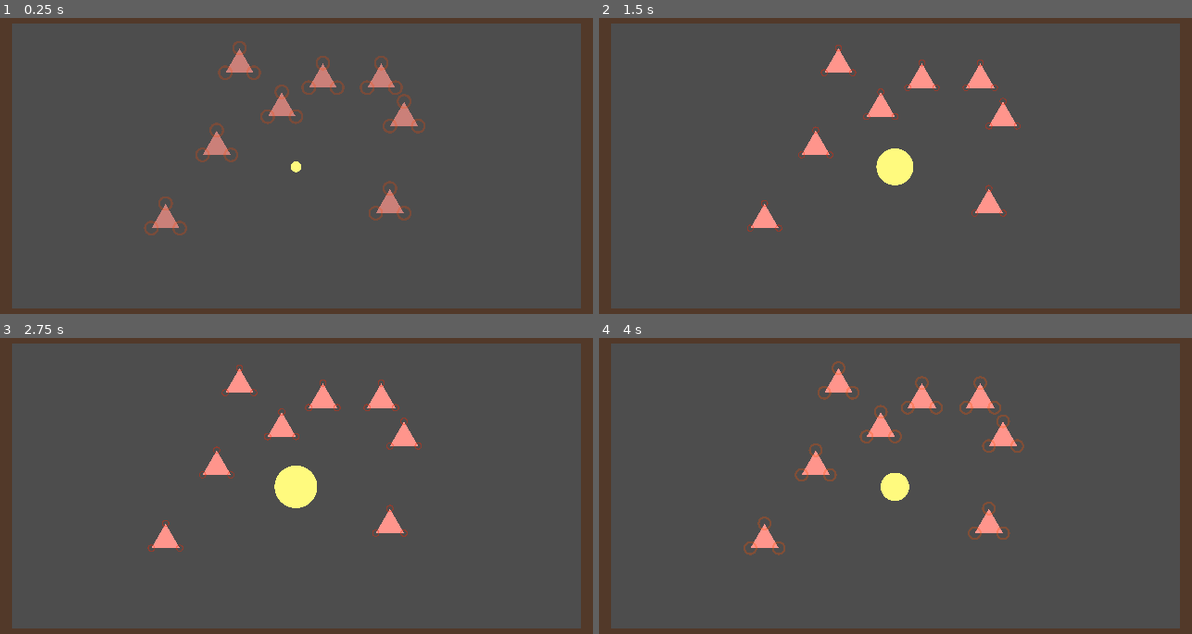
Above: before the commit, frames 1-4 (two rows, left to right).
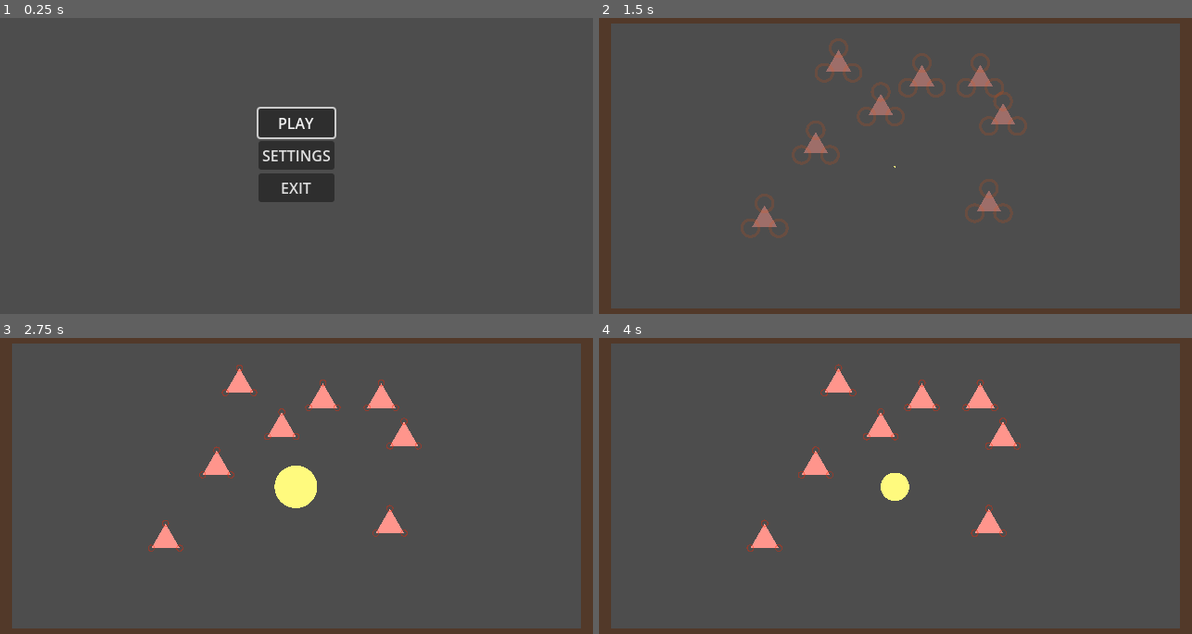
Above: after the commit, the same moments.

Repository: Old-Rusty/Godot-Wild-Jam--80
Game: Godot game, scene res://menu/menu.tscn
Same seed, same stepped clock (60 frames per second), same inputs: the game is played once before the commit and once after it. Before the commit the project starts from res://main.tscn.
Inputs (mouse positions are in pixels of both pictures, inside the frame that each line leads up to):
- Up to frame 1 (0.25 s): no input
- Up to frame 2 (1.5 s): click (895, 154) at 0.5 s, where only the run after the commit has a clickable "SETTINGS"; click (895, 121) at 1.25 s, where only the run after the commit has a clickable "PLAY"
- Up to frame 3 (2.75 s): move the mouse to (296, 486) at 2.02 s; click (296, 486) at 2.1 s
- Up to frame 4 (4 s): move the mouse to (776, 500) at 2.77 s; click (776, 500) at 2.85 s; move the mouse to (954, 420) at 3.52 s; click (954, 420) at 3.6 s

The runs differ from the first frame. In frame 1, 14% of the frame differs, in the area x 0-100%, y 0-100%; in frame 2, 4.1%; in frame 3, less than 0.1%; in frame 4, 1.3%.

Commit message:
menu/pause

Diff:
--- a/main.tscn
+++ b/main.tscn
@@ -1,9 +1,10 @@
-[gd_scene load_steps=8 format=4 uid="uid://dq30awadusmue"]
+[gd_scene load_steps=9 format=4 uid="uid://dq30awadusmue"]
 
 [ext_resource type="Script" uid="uid://beoyslphkbwya" path="res://main.gd" id="1_jumfu"]
 [ext_resource type="PackedScene" uid="uid://b0723ai8638lk" path="res://player/player.tscn" id="1_rx7db"]
 [ext_resource type="PackedScene" uid="uid://c47cw3swe67qb" path="res://enemy/triangle.tscn" id="2_ivkhf"]
 [ext_resource type="Texture2D" uid="uid://wlnj5ni53v8i" path="res://assets/Simple Shapes/Square.png" id="3_npoil"]
+[ext_resource type="PackedScene" uid="uid://3km1osj0wnwi" path="res://menu/gui.tscn" id="5_lquwl"]
 
 [sub_resource type="PhysicsMaterial" id="PhysicsMaterial_quegp"]
 bounce = 1.0
@@ -65,3 +66,6 @@
 
 [node name="Triangle4" parent="." instance=ExtResource("2_ivkhf")]
 position = Vector2(-471, 190)
+
+[node name="GUI" parent="." instance=ExtResource("5_lquwl")]
+process_mode = 1
--- /dev/null
+++ b/menu/gui.tscn
@@ -0,0 +1,7 @@
+[gd_scene load_steps=2 format=3 uid="uid://3km1osj0wnwi"]
+
+[ext_resource type="PackedScene" uid="uid://ddpacw13qw047" path="res://menu/pause_menu.tscn" id="1_cvenq"]
+
+[node name="GUI" type="CanvasLayer"]
+
+[node name="PauseMenu" parent="." instance=ExtResource("1_cvenq")]
--- /dev/null
+++ b/menu/menu.gd
@@ -0,0 +1,15 @@
+extends Control
+
+func _ready():
+	$MarginContainer/VBoxContainer/Play.grab_focus()
+
+func _on_play_pressed():
+	get_tree().change_scene_to_file("res://main.tscn")
+
+
+func _on_options_pressed():
+	pass # Replace with function body.
+
+
+func _on_exit_pressed():
+	get_tree().quit()
--- /dev/null
+++ b/menu/menu.tscn
@@ -0,0 +1,45 @@
+[gd_scene load_steps=2 format=3 uid="uid://c2cy87k48c27"]
+
+[ext_resource type="Script" uid="uid://bh4qf3sv6cmww" path="res://menu/menu.gd" id="1_j0t7f"]
+
+[node name="Menu" type="Control"]
+process_mode = 3
+layout_mode = 3
+anchors_preset = 15
+anchor_right = 1.0
+anchor_bottom = 1.0
+grow_horizontal = 2
+grow_vertical = 2
+script = ExtResource("1_j0t7f")
+
+[node name="MarginContainer" type="MarginContainer" parent="."]
+layout_mode = 0
+offset_left = 279.0
+offset_top = 98.0
+offset_right = 361.0
+offset_bottom = 199.0
+
+[node name="VBoxContainer" type="VBoxContainer" parent="MarginContainer"]
+layout_mode = 2
+metadata/_edit_lock_ = true
+
+[node name="Play" type="Button" parent="MarginContainer/VBoxContainer"]
+layout_mode = 2
+focus_neighbor_top = NodePath("../Exit")
+text = "PLAY"
+metadata/_edit_lock_ = true
+
+[node name="Settings" type="Button" parent="MarginContainer/VBoxContainer"]
+layout_mode = 2
+text = "SETTINGS"
+metadata/_edit_lock_ = true
+
+[node name="Exit" type="Button" parent="MarginContainer/VBoxContainer"]
+layout_mode = 2
+focus_neighbor_bottom = NodePath("../Play")
+text = "EXIT"
+metadata/_edit_lock_ = true
+
+[connection signal="pressed" from="MarginContainer/VBoxContainer/Play" to="." method="_on_play_pressed"]
+[connection signal="pressed" from="MarginContainer/VBoxContainer/Settings" to="." method="_on_options_pressed"]
+[connection signal="pressed" from="MarginContainer/VBoxContainer/Exit" to="." method="_on_exit_pressed"]
--- /dev/null
+++ b/menu/pause_menu.gd
@@ -0,0 +1,36 @@
+extends Control
+
+var is_paused: bool = false #setget set_is_paused
+#var _is_paused: bool :
+#	set(value):
+		#is_paused = value
+		#print(value)
+	#get:
+		#return is_paused
+		#set_is_paused(_is_paused)
+
+
+
+func _unhandled_input(event):
+	if event.is_action_pressed("pause"):
+		#self.is_paused = !is_paused
+		set_is_paused(!is_paused)
+
+func set_is_paused(value: bool):
+	is_paused = value
+	get_tree().paused = is_paused
+	visible = is_paused
+
+
+func _on_resume_pressed():
+	#self.is_paused = false
+	set_is_paused(!is_paused)
+
+func _on_return_pressed():
+	set_is_paused(!is_paused)
+	get_tree().change_scene_to_file("res://menu/menu.tscn")
+
+
+
+func _on_quit_pressed():
+	get_tree().quit()
--- /dev/null
+++ b/menu/pause_menu.tscn
@@ -0,0 +1,50 @@
+[gd_scene load_steps=2 format=3 uid="uid://ddpacw13qw047"]
+
+[ext_resource type="Script" uid="uid://dm2nt0tir5r22" path="res://menu/pause_menu.gd" id="1_inj1j"]
+
+[node name="PauseMenu" type="Control"]
+process_mode = 3
+visible = false
+layout_mode = 3
+anchors_preset = 15
+anchor_right = 1.0
+anchor_bottom = 1.0
+grow_horizontal = 2
+grow_vertical = 2
+script = ExtResource("1_inj1j")
+
+[node name="Background" type="ColorRect" parent="."]
+layout_mode = 1
+anchors_preset = 15
+anchor_right = 1.0
+anchor_bottom = 1.0
+grow_horizontal = 2
+grow_vertical = 2
+color = Color(0.121569, 0.121569, 0.121569, 0.737255)
+
+[node name="CenterContainer" type="CenterContainer" parent="."]
+layout_mode = 1
+anchors_preset = 15
+anchor_right = 1.0
+anchor_bottom = 1.0
+grow_horizontal = 2
+grow_vertical = 2
+
+[node name="VBoxContainer" type="VBoxContainer" parent="CenterContainer"]
+layout_mode = 2
+
+[node name="Resume" type="Button" parent="CenterContainer/VBoxContainer"]
+layout_mode = 2
+text = "RESUME"
+
+[node name="Return" type="Button" parent="CenterContainer/VBoxContainer"]
+layout_mode = 2
+text = "MAIN MENU"
+
+[node name="Quit" type="Button" parent="CenterContainer/VBoxContainer"]
+layout_mode = 2
+text = "QUIT"
+
+[connection signal="pressed" from="CenterContainer/VBoxContainer/Resume" to="." method="_on_resume_pressed"]
+[connection signal="pressed" from="CenterContainer/VBoxContainer/Return" to="." method="_on_return_pressed"]
+[connection signal="pressed" from="CenterContainer/VBoxContainer/Quit" to="." method="_on_quit_pressed"]
--- a/project.godot
+++ b/project.godot
@@ -11,7 +11,7 @@
 [application]
 
 config/name="Godot Wild Jam #80"
-run/main_scene="res://main.tscn"
+run/main_scene="uid://c2cy87k48c27"
 config/features=PackedStringArray("4.4", "GL Compatibility")
 config/icon="res://icon.svg"
 
@@ -42,6 +42,11 @@
 "events": [Object(InputEventMouseButton,"resource_local_to_scene":false,"resource_name":"","device":-1,"window_id":0,"a …(257 unchanged characters)…
 ]
 }
+pause={
+"deadzone": 0.2,
+"events": [null, Object(InputEventKey,"resource_local_to_scene":false,"resource_name":"","device":-1,"window_id":0,"alt_pressed":false,"shift_pressed":false,"ctrl_pressed":false,"meta_pressed":false,"pressed":false,"keycode":0,"physical_keycode":80,"key_label":0,"unicode":112,"location":0,"echo":false,"script":null)
+]
+}
 
 [layer_names]
 
Not shown, added: menu/menu.gd.uid
Not shown, added: menu/pause_menu.gd.uid
